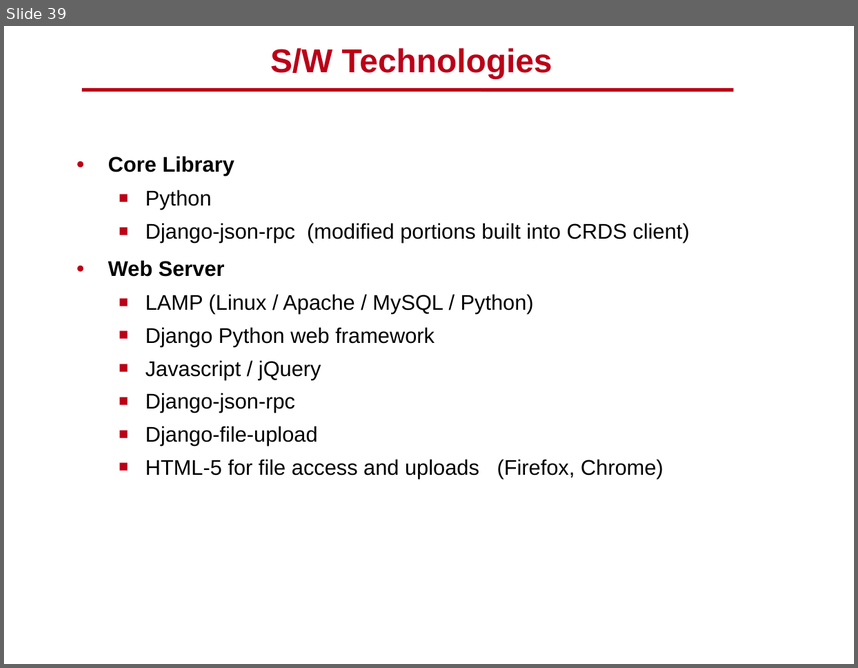
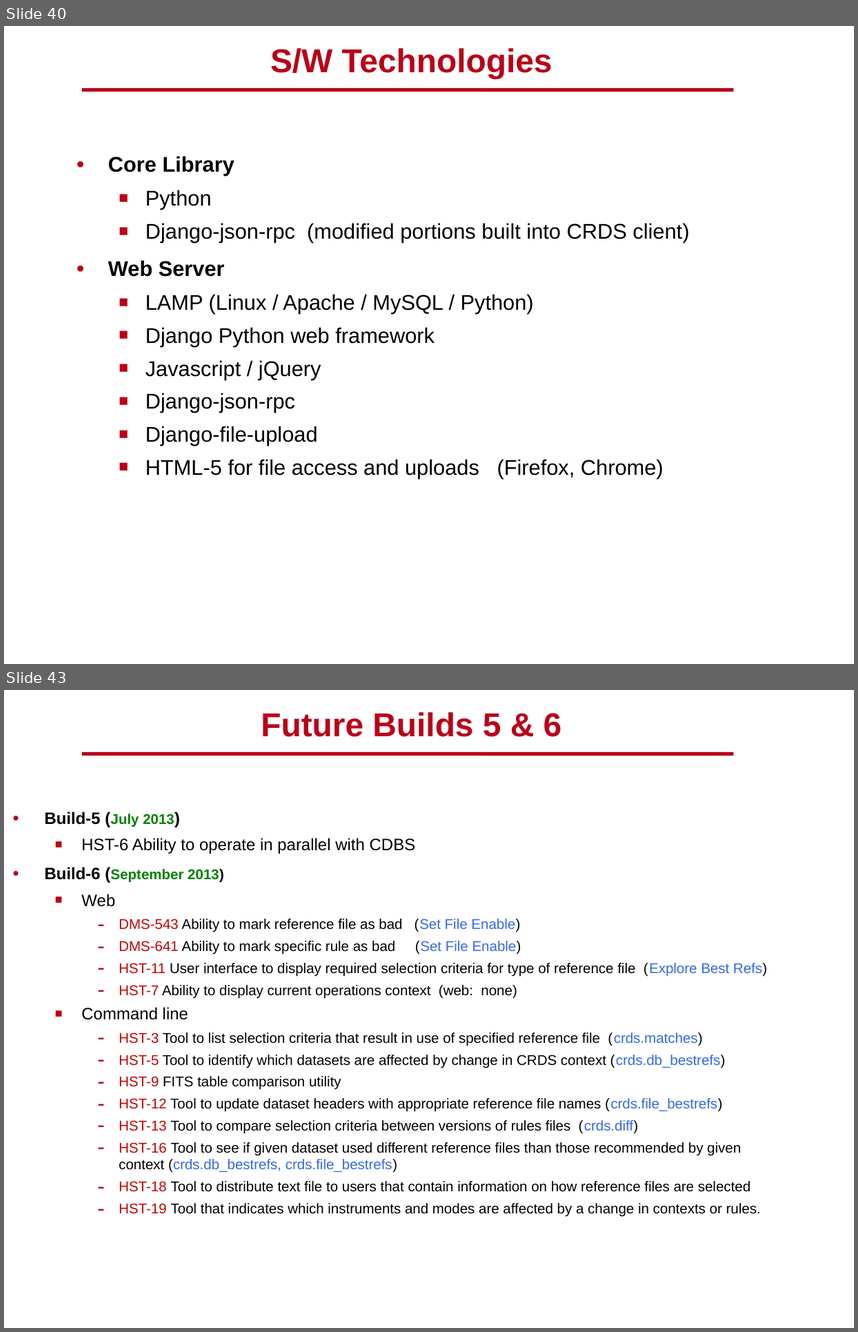
Before and after one commit to spacetelescope/crds, a slide deck: docs/DMS_SDR2_09_CRDS_final.pptx. Shown one above the other, each under a label of ours: slide 39 before the commit, slides 40 and 43 after it; the slides between them are not shown. The pictures are 858x668 and 858x1332 pixels, drawn with LibreOffice and Linux fonts; fonts in the diff are those of the drawing; background and template pictures are left out. Boxes give left, top, right and bottom in pixels: in the first picture for what was removed or moved away, otherwise in the second. Text is boxed around its words. In the diff, an @@ line names an element or a change of style, - is before the commit and + after.

```diff
--- a/docs/DMS_SDR2_09_CRDS_final.pptx
+++ b/docs/DMS_SDR2_09_CRDS_final.pptx
@@ slide 43 added at (4, 690, 854, 1328), background #FFFFFF; not listed: 1 template element that a slide beside it also shows @@
@@ title added at (261, 712, 562, 737), 28 pt, text #BB0018, bold @@
+Future Builds 5 & 6
@@ text added at (45, 811, 767, 1216), 12 pt, text #000000 @@
+● Build-5 (July 2013)
+  ■ HST-6 Ability to operate in parallel with CDBS
+● Build-6 (September 2013)
+  ■ Web
+    – DMS-543 Ability to mark reference file as bad (Set File Enable)
+    – DMS-641 Ability to mark specific rule as bad (Set File Enable)
+    – HST-11 User interface to display required selection criteria for type of reference file (Explore Best Refs)
+    – HST-7 Ability to display current operations context (web: none)
+  ■ Command line
+    – HST-3 Tool to list selection criteria that result in use of specified reference file (crds.matches)
+    – HST-5 Tool to identify which datasets are affected by change in CRDS context (crds.db_bestrefs)
+    – HST-9 FITS table comparison utility
+    – HST-12 Tool to update dataset headers with appropriate reference file names (crds.file_bestrefs)
+    – HST-13 Tool to compare selection criteria between versions of rules files (crds.diff)
+    – HST-16 Tool to see if given dataset used different reference files than those recommended by given context (crds.db_bestrefs, crds.file_bestrefs)
+    – HST-18 Tool to distribute text file to users that contain information on how reference files are selected
+    – HST-19 Tool that indicates which instruments and modes are affected by a change in contexts or rules.
@@ what was slide 39 is now slide 40 @@
```
Also in this commit, not shown: 11 slides changed, 5 other slides added, 5 slides removed.
